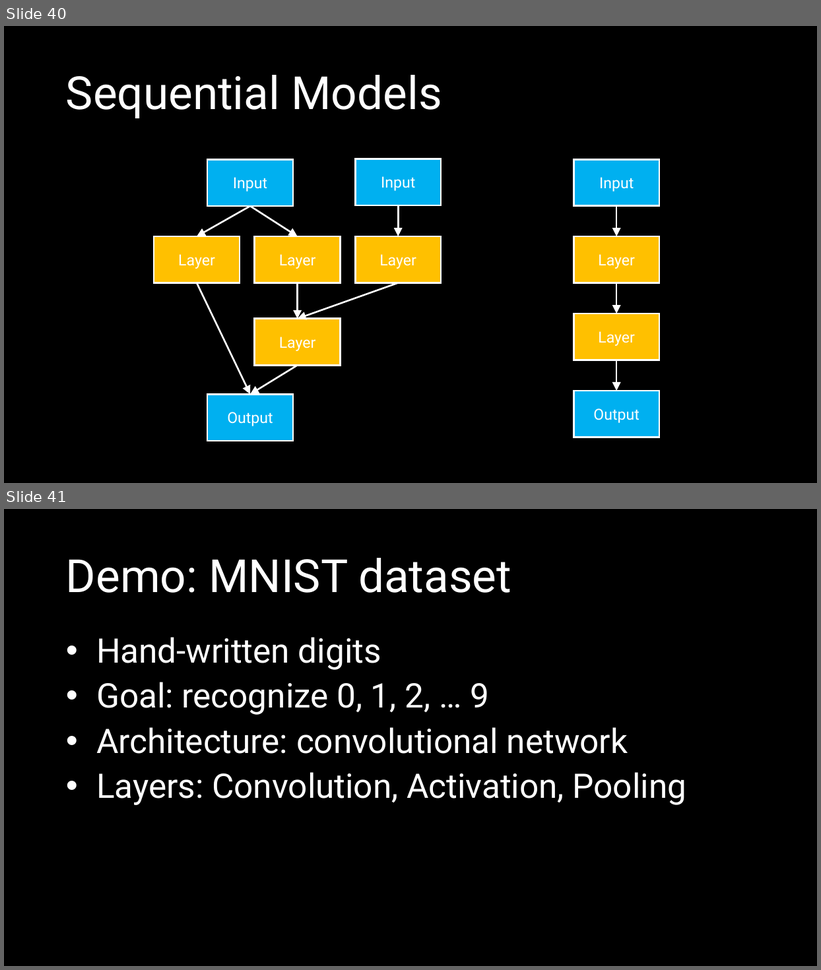
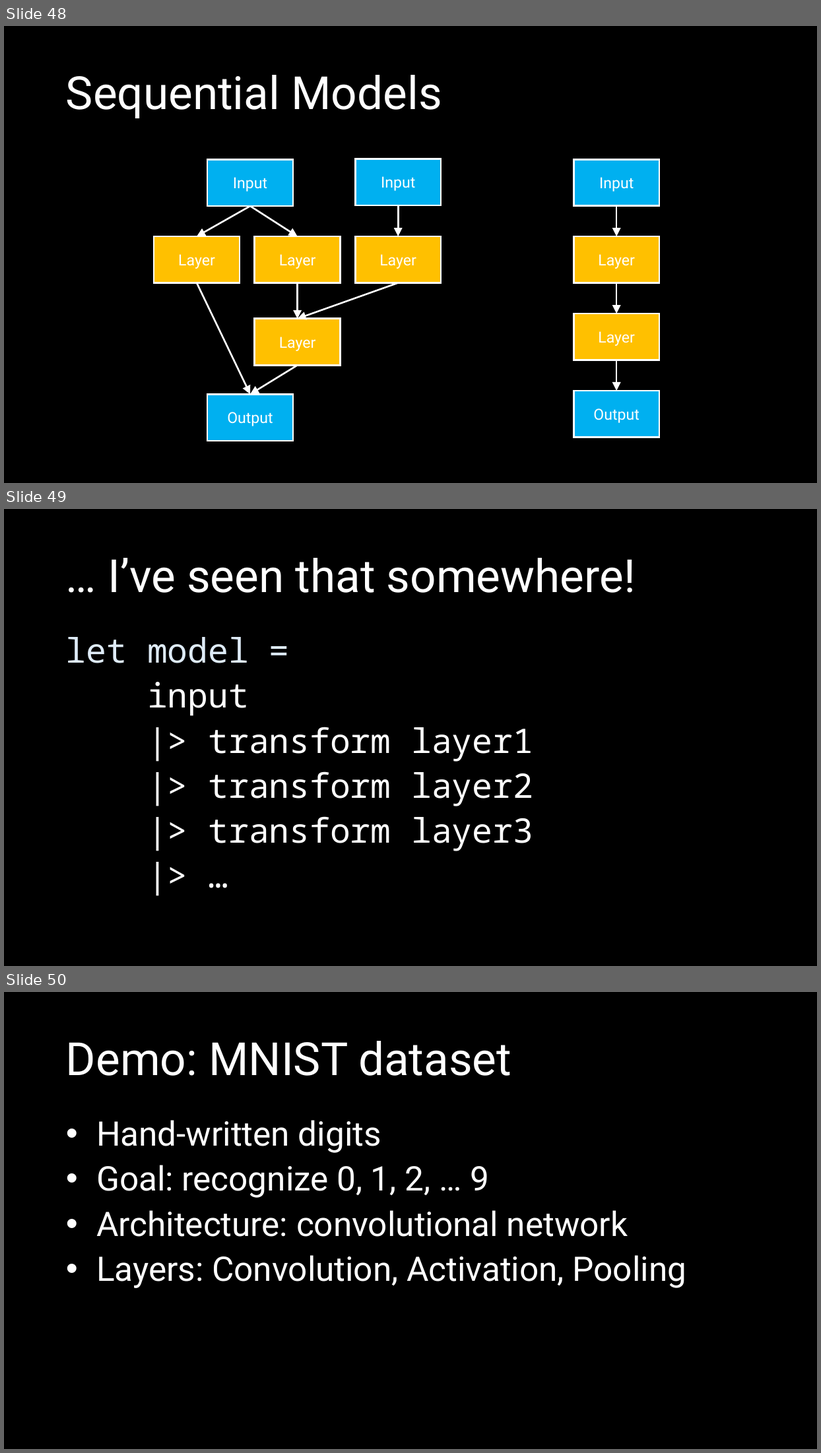
Before and after one commit to mathias-brandewinder/Presentations, a slide deck: deep-learning-cntk-fsharp/slides/cntk.pptx. Shown one above the other, each under a label of ours: slides 40 and 41 before the commit, slides 48, 49 and 50 after it. The pictures are 821x970 and 821x1453 pixels, drawn with LibreOffice and Linux fonts; fonts in the diff are those of the drawing. Boxes give left, top, right and bottom in pixels: in the first picture for what was removed or moved away, otherwise in the second. Text is boxed around its words. In the diff, an @@ line names an element or a change of style, - is before the commit and + after.

```diff
--- a/deep-learning-cntk-fsharp/slides/cntk.pptx
+++ b/deep-learning-cntk-fsharp/slides/cntk.pptx
@@ slide 49 added at (4, 509, 817, 966), background #000000 @@
@@ title added at (108, 558, 636, 593), 54 pt, text #FFFFFF @@
+… I’ve seen that somewhere!
@@ text added at (66, 637, 533, 852), 40 pt, text #FFFFFF @@
+let model =
+input
+|> transform layer1
+|> transform layer2
+|> transform layer3
+|> …
@@ what was slide 40 is now slide 48 @@
@@ what was slide 41 is now slide 50 @@
```
Also in this commit, not shown: 12 slides changed, 8 other slides added.
